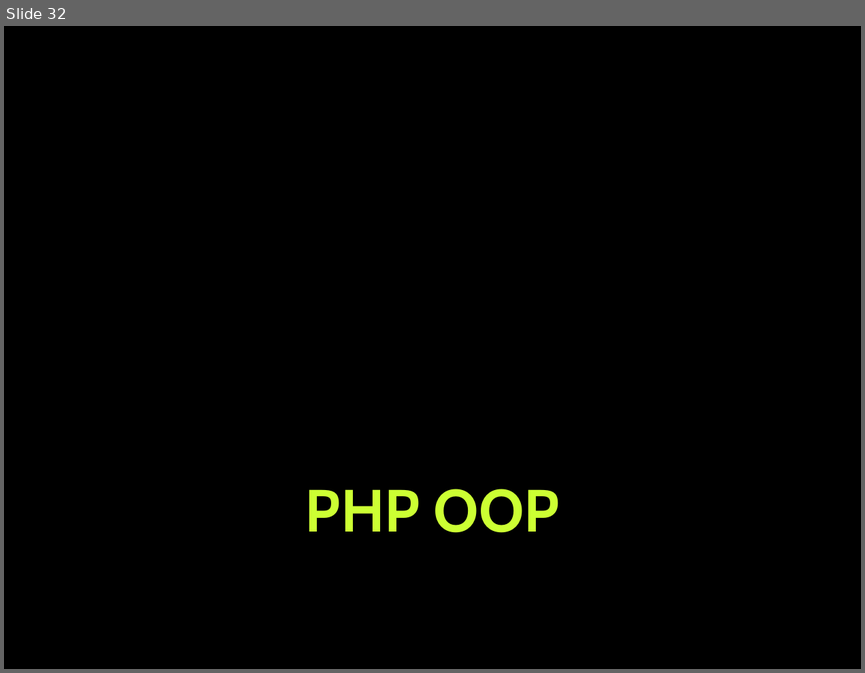
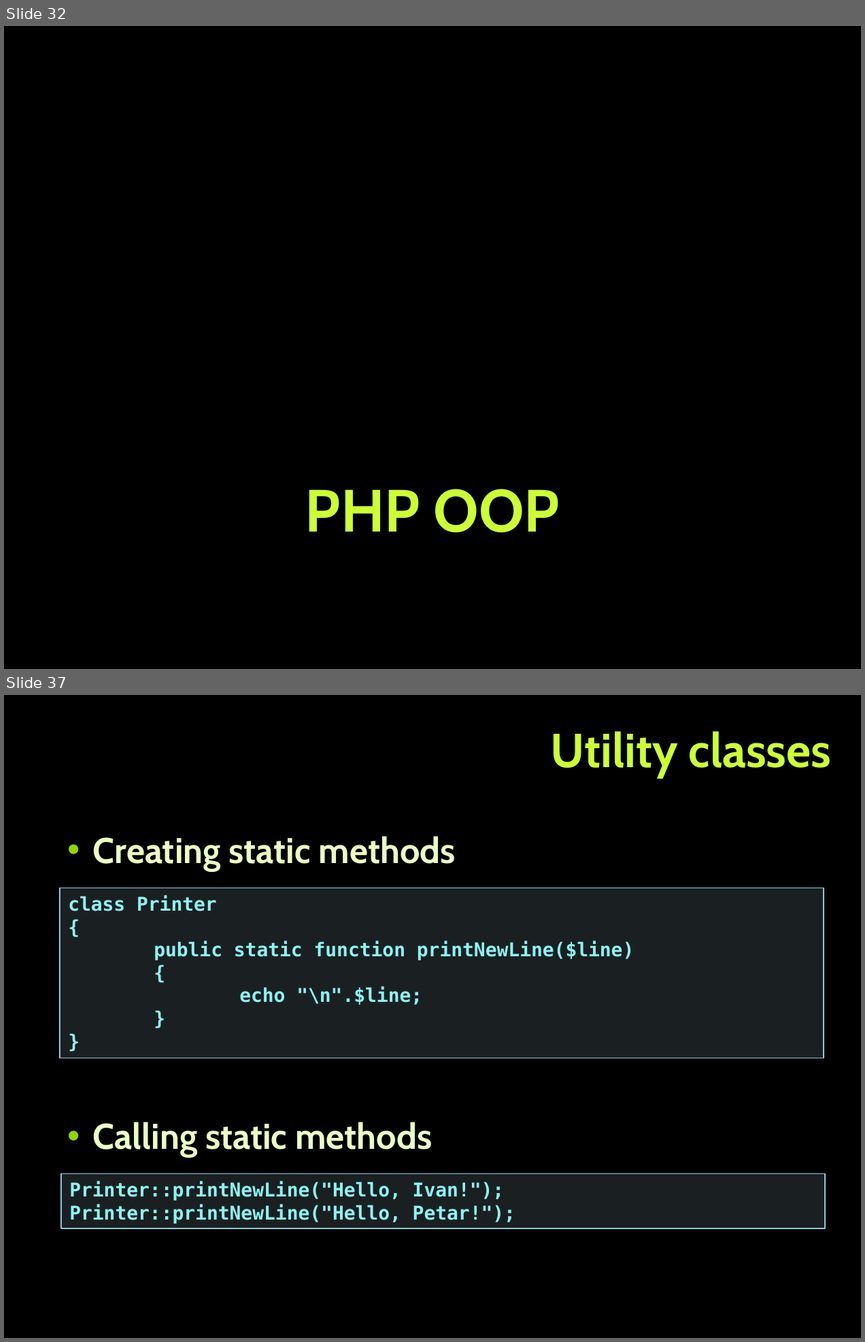
Before and after one commit to tanzhur/PHP_MVC-seminar, a slide deck: PHP_MVC.pptx. Shown one above the other, each under a label of ours: slide 32 before the commit, slides 32 and 37 after it; the slides between them are not shown. The pictures are 865x673 and 865x1342 pixels, drawn with LibreOffice and Linux fonts; fonts in the diff are those of the drawing; background and template pictures are left out. Boxes give left, top, right and bottom in pixels: in the first picture for what was removed or moved away, otherwise in the second. Text is boxed around its words. In the diff, an @@ line names an element or a change of style, - is before the commit and + after.

```diff
--- a/PHP_MVC.pptx
+++ b/PHP_MVC.pptx
@@ slide 37 added at (x1=4, y1=695, x2=861, y2=1338), background picture (left out) @@
@@ title added at (x1=551, y1=731, x2=831, y2=778), 40 pt, text #CCFF33, bold @@
+Utility classes
@@ text added at (x1=93, y1=836, x2=456, y2=1157), 30 pt, text #EBFFC2, bold @@
+  • Creating static methods
+  • Calling static methods
@@ rectangle added at (x1=60, y1=888, x2=824, y2=1058), fill #B5DBE5 at 15% opacity, outline #90CAD7 1 pt, 16 pt, text #8CF4F2, bold @@
+class Printer
+{
+public static function printNewLine($line)
+{
+echo "\n".$line;
+}
+}
@@ rectangle added at (x1=61, y1=1173, x2=825, y2=1228), fill #B5DBE5 at 15% opacity, outline #90CAD7 1 pt, 16 pt, text #8CF4F2, bold @@
+Printer::printNewLine("Hello, Ivan!");
+Printer::printNewLine("Hello, Petar!");
```
Also in this commit, not shown: 3 slides changed, 7 other slides added.
